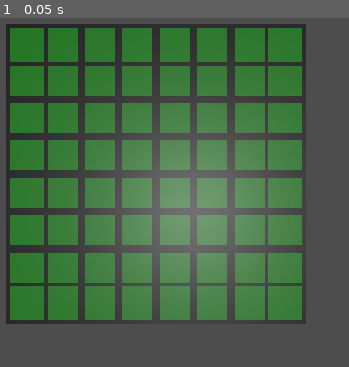
Above: before the commit, frame 1.
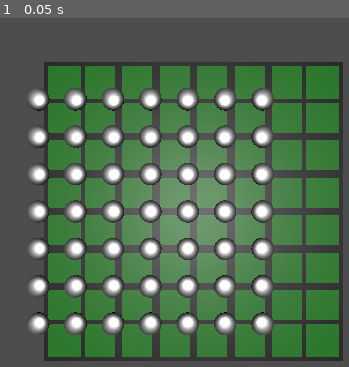
Above: after the commit, the same moment.

Repository: mmaracic/godot-reversi
Game: Godot game, scene res://main.tscn
Two runs of this game, one before a commit and one after it. Both use one fixed random seed, a clock stepped at 60 frames per second and the inputs below.
Inputs:
- Up to frame 1 (0.05 s): no input

The runs differ from the first frame. In frame 1, 45% of the frame differs, in the area x 1-99%, y 1-99%.

Commit message:
Completing grid element

Diff:
--- a/grid_element.gd
+++ b/grid_element.gd
@@ -1,10 +1,12 @@
 extends Node3D
+
+enum Puck {White, Black, None}
 
 var targeted: bool = false
 
 # Called when the node enters the scene tree for the first time.
 func _ready() -> void:
-	pass # Replace with function body.
+	setPuck(Puck.White)
 
 
 # Called every frame. 'delta' is the elapsed time since the previous frame.
@@ -14,6 +16,20 @@
 func setPosition(position: Vector3) -> void:
 	var marker = get_node("ElementMarker")
 	marker.position = position
+
+func setPuck(type: Puck) -> void:
+	var whitePuck = get_node("ElementMarker/WhitePuck")
+	var blackPuck = get_node("ElementMarker/BlackPuck")
+	match type:
+		Puck.White:
+			whitePuck.visible = true
+			blackPuck.visible = false
+		Puck.Black:
+			whitePuck.visible = false
+			blackPuck.visible = true
+		Puck.None:
+			whitePuck.visible = false
+			blackPuck.visible = false
 
 func _unhandled_input(event: InputEvent) -> void:
 	if event is InputEventMouseButton and event.is_pressed() and targeted:
--- a/grid_element.tscn
+++ b/grid_element.tscn
@@ -1,7 +1,9 @@
-[gd_scene load_steps=4 format=3 uid="uid://ckx3sgh2u45kx"]
+[gd_scene load_steps=6 format=3 uid="uid://ckx3sgh2u45kx"]
 
 [ext_resource type="Script" path="res://grid_element.gd" id="1_0iypx"]
 [ext_resource type="PackedScene" uid="uid://b8x07pprlk8qw" path="res://assets/square.glb" id="2_f3gn5"]
+[ext_resource type="PackedScene" uid="uid://blg3mg3ppru6q" path="res://assets/puck_black.glb" id="3_gp3qy"]
+[ext_resource type="PackedScene" uid="uid://8e6l4q6i5d0u" path="res://assets/puck_white.glb" id="4_reo21"]
 
 [sub_resource type="BoxShape3D" id="BoxShape3D_425ns"]
 size = Vector3(2, 1, 2)
@@ -12,13 +14,17 @@
 [node name="ElementMarker" type="Marker3D" parent="."]
 
 [node name="square" parent="ElementMarker" instance=ExtResource("2_f3gn5")]
-transform = Transform3D(1, 0, 0, 0, 1, 0, 0, 0, 1, 1, 0, 1)
 
 [node name="SquareArea" type="Area3D" parent="ElementMarker"]
-transform = Transform3D(1, 0, 0, 0, 1, 0, 0, 0, 1, 1, 0, 1)
 
 [node name="SquareCollisionShape" type="CollisionShape3D" parent="ElementMarker/SquareArea"]
 shape = SubResource("BoxShape3D_425ns")
 
+[node name="BlackPuck" parent="ElementMarker" instance=ExtResource("3_gp3qy")]
+transform = Transform3D(0.3, 0, 0, 0, 0.3, 0, 0, 0, 0.3, 0, 0, 0)
+
+[node name="WhitePuck" parent="ElementMarker" instance=ExtResource("4_reo21")]
+transform = Transform3D(0.3, 0, 0, 0, 0.3, 0, 0, 0, 0.3, 0, 0, 0)
+
 [connection signal="mouse_entered" from="ElementMarker/SquareArea" to="." method="_on_square_area_mouse_entered"]
 [connection signal="mouse_exited" from="ElementMarker/SquareArea" to="." method="_on_square_area_mouse_exited"]
--- a/main.tscn
+++ b/main.tscn
@@ -1,10 +1,11 @@
-[gd_scene load_steps=3 format=3 uid="uid://bxr5yg3be2281"]
+[gd_scene load_steps=4 format=3 uid="uid://bxr5yg3be2281"]
 
-[ext_resource type="Script" path="res://node_3d.gd" id="1_d6215"]
+[ext_resource type="Script" path="res://main.gd" id="1_v0dpq"]
 [ext_resource type="PackedScene" uid="uid://0j3dexbc52r8" path="res://grid.tscn" id="2_fae3n"]
+[ext_resource type="PackedScene" uid="uid://dgfpim4cr13sx" path="res://ui.tscn" id="3_78ks1"]
 
 [node name="main" type="Node3D"]
-script = ExtResource("1_d6215")
+script = ExtResource("1_v0dpq")
 
 [node name="Grid" parent="." instance=ExtResource("2_fae3n")]
 
@@ -17,3 +18,5 @@
 [node name="DirectionalLight3D" type="DirectionalLight3D" parent="CameraPosition"]
 transform = Transform3D(1, 0, 0, 0, 1, 0, 0, 0, 1, 0, 1, 0)
 directional_shadow_max_distance = 1.0
+
+[node name="UI" parent="." instance=ExtResource("3_78ks1")]
--- /dev/null
+++ b/ui.tscn
@@ -0,0 +1,9 @@
+[gd_scene format=3 uid="uid://dgfpim4cr13sx"]
+
+[node name="UI" type="Control"]
+layout_mode = 3
+anchors_preset = 15
+anchor_right = 1.0
+anchor_bottom = 1.0
+grow_horizontal = 2
+grow_vertical = 2
Binary file removed: assets/puck.glb
Binary file added: assets/puck_black.glb
Binary file added: assets/puck_white.glb
Renamed: node_3d.gd -> main.gd
